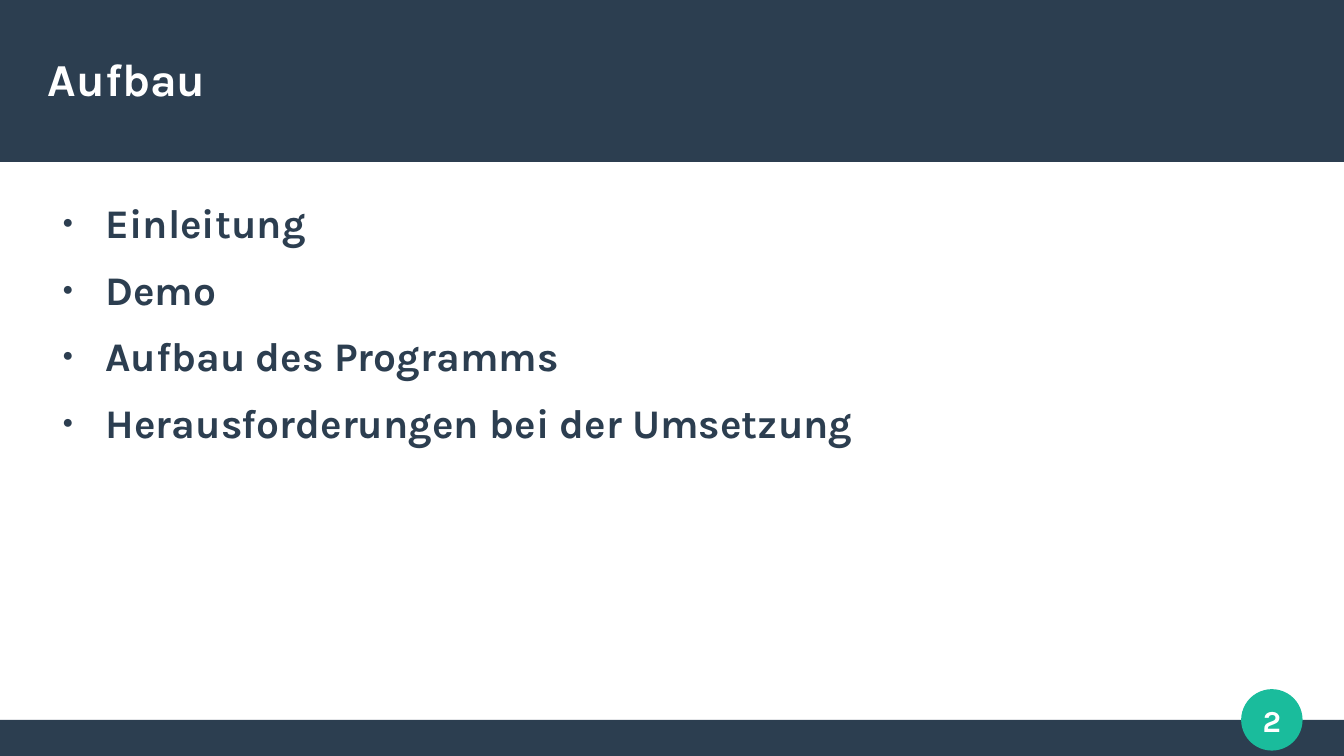
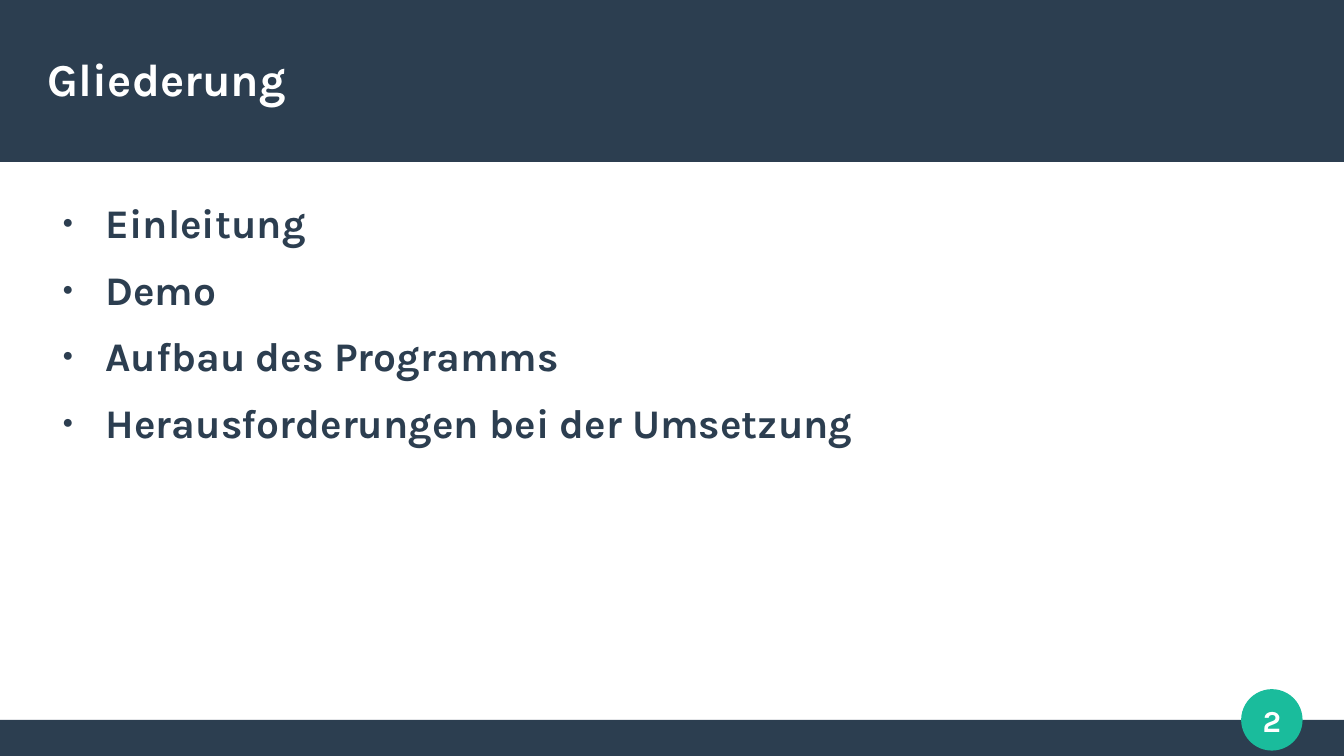
Before and after one commit to ARez2/Cordic, a slide deck: slide 2 of docs/Verteidigung.odp. Drawn at 1344x756 pixels with LibreOffice and Linux fonts; fonts in the diff are those of the drawing. Boxes give left, top, right and bottom in pixels: in the first picture for what was removed or moved away, otherwise in the second. Text is boxed around its words. In the diff, an @@ line names an element or a change of style, - is before the commit and + after.

Commit message:
Update Präsi

```diff
--- a/docs/Verteidigung.odp
+++ b/docs/Verteidigung.odp
@@ title at [48, 63, 286, 107]: text changed @@
-Aufbau
+Gliederung
```
